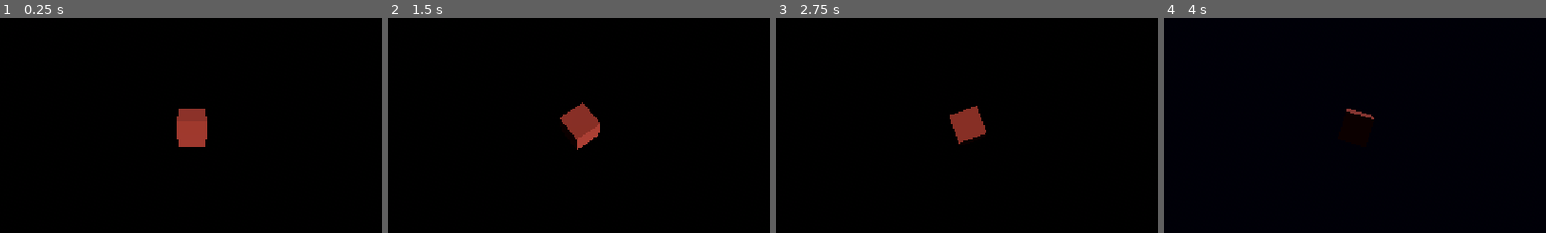
Above: before the commit, frames 1-4 (left to right).
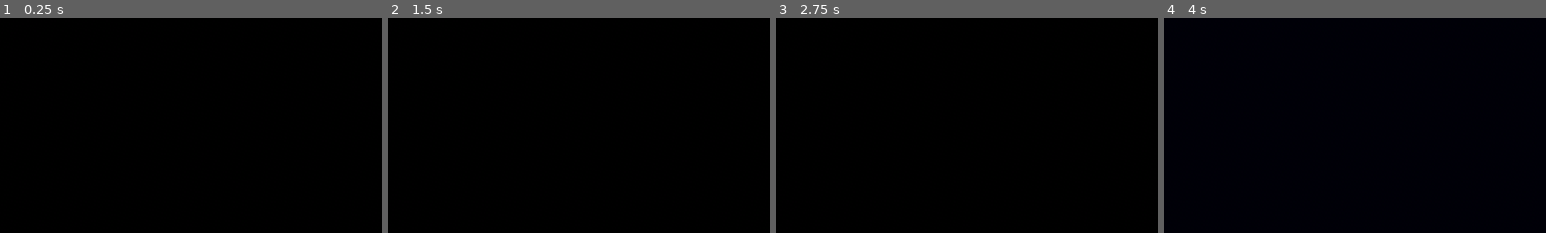
Above: after the commit, the same moments.

Repository: blugart-dev/moltbot-star-visualizer
Game: Godot game, scene res://scenes/main.tscn
The game is run twice, just before and just after one commit, with the same random seed, the same clock (stepped at 60 frames per second) and the same inputs.
Inputs (mouse positions are % of the whole screen's width and height, from its top left):
- Up to frame 1 (0.25 s): no input
- Up to frame 2 (1.5 s): tap Enter at 0.5 s; move the mouse to (72, 45) at 0.52 s; hold Shift 0.53-1.25 s; click (72, 45) at 0.67 s; tap Space at 1.25 s; drag from (30, 55) to (45, 70) at 1.27 s
- Up to frame 3 (2.75 s): tap Enter at 2 s; move the mouse to (60, 28) at 2.02 s; tap Ctrl at 2.1 s; click (60, 28) at 2.17 s
- Up to frame 4 (4 s): tap Space at 2.75 s; drag from (45, 70) to (20, 35) at 2.77 s; tap Enter at 3.5 s; move the mouse to (80, 65) at 3.52 s; tap Alt at 3.6 s; click (80, 65) at 3.67 s
The pictures show only the part of the screen within x 25-75%, y 25-75%; the shares and areas given below are measured in that part.

The runs differ from the first frame. In frame 1, 1.4% of the frame differs, in the area x 46-55%, y 42-60%; in frame 2, 1.2%; in frame 3, 1.1%; in frame 4, 0.1%.

Commit message:
feat: add LobsterManager core class with MultiMesh rendering
Implements issue #4 - the foundation for rendering thousands of lobster
instances efficiently via Godot's MultiMeshInstance3D.

Features:
- Pre-allocated buffer for up to 100k instances
- set_instance_count() controls visible instances
- set_instance_transform() and batch variant for positioning
- set_instance_custom_data() for per-instance shader data
- Local transform cache for headless compatibility
- Placeholder box mesh until real lobster model exists

Includes 9 unit tests covering instance management and transforms.

Co-Authored-By: Claude Opus 4.5 <noreply@anthropic.com>

Diff:
--- a/scenes/main.tscn
+++ b/scenes/main.tscn
@@ -1,6 +1,9 @@
-[gd_scene load_steps=7 format=3 uid="uid://bxq5j2m8k6lpv"]
+[gd_scene format=3 uid="uid://bxq5j2m8k6lpv"]
 
-[ext_resource type="Script" path="res://scripts/core/orbit_camera.gd" id="1_orbit"]
+[ext_resource type="Script" uid="uid://cweuunafwq03r" path="res://scripts/core/orbit_camera.gd" id="1_orbit"]
+[ext_resource type="Script" uid="uid://16k4vrlriw5k" path="res://scripts/core/lobster_manager.gd" id="2_lobster"]
+
+[sub_resource type="BoxMesh" id="BoxMesh_0wfyh"]
 
 [sub_resource type="ProceduralSkyMaterial" id="ProceduralSkyMaterial_dark"]
 sky_top_color = Color(0.02, 0.02, 0.05, 1)
@@ -18,41 +21,33 @@
 ambient_light_color = Color(0.15, 0.15, 0.2, 1)
 ambient_light_energy = 0.3
 
-[sub_resource type="StandardMaterial3D" id="StandardMaterial3D_placeholder"]
-albedo_color = Color(0.8, 0.3, 0.2, 1)
+[node name="Main" type="Node" unique_id=1663647622]
 
-[sub_resource type="BoxMesh" id="BoxMesh_placeholder"]
-material = SubResource("StandardMaterial3D_placeholder")
-size = Vector3(2, 2, 2)
+[node name="World" type="Node3D" parent="." unique_id=368133542]
 
-[node name="Main" type="Node"]
+[node name="LobsterManager" type="Node3D" parent="World" unique_id=2001115620]
+script = ExtResource("2_lobster")
+lobster_mesh = SubResource("BoxMesh_0wfyh")
 
-[node name="World" type="Node3D" parent="."]
-
-[node name="LobsterManager" type="Node3D" parent="World"]
-
-[node name="PlaceholderCube" type="MeshInstance3D" parent="World/LobsterManager"]
-mesh = SubResource("BoxMesh_placeholder")
-
-[node name="Environment" type="WorldEnvironment" parent="World"]
+[node name="Environment" type="WorldEnvironment" parent="World" unique_id=609216498]
 environment = SubResource("Environment_main")
 
-[node name="DirectionalLight" type="DirectionalLight3D" parent="World"]
+[node name="DirectionalLight" type="DirectionalLight3D" parent="World" unique_id=1257970655]
 transform = Transform3D(0.866, -0.25, 0.433, 0, 0.866, 0.5, -0.5, -0.433, 0.75, 0, 10, 0)
 light_color = Color(0.9, 0.9, 1, 1)
 light_energy = 0.8
 shadow_enabled = true
 
-[node name="Camera3D" type="Camera3D" parent="World"]
+[node name="Camera3D" type="Camera3D" parent="World" unique_id=2135459035]
 script = ExtResource("1_orbit")
 
-[node name="TimelineController" type="Node" parent="."]
+[node name="TimelineController" type="Node" parent="." unique_id=213731902]
 
-[node name="DataProvider" type="Node" parent="."]
+[node name="DataProvider" type="Node" parent="." unique_id=519236001]
 
-[node name="UI" type="CanvasLayer" parent="."]
+[node name="UI" type="CanvasLayer" parent="." unique_id=1978227726]
 
-[node name="TimelineBar" type="Control" parent="UI"]
+[node name="TimelineBar" type="Control" parent="UI" unique_id=1682656403]
 layout_mode = 3
 anchors_preset = 12
 anchor_top = 1.0
@@ -62,7 +57,7 @@
 grow_horizontal = 2
 grow_vertical = 0
 
-[node name="StatsDisplay" type="Control" parent="UI"]
+[node name="StatsDisplay" type="Control" parent="UI" unique_id=335600474]
 layout_mode = 3
 anchors_preset = 1
 anchor_left = 1.0
@@ -71,7 +66,7 @@
 offset_bottom = 100.0
 grow_horizontal = 0
 
-[node name="Controls" type="Control" parent="UI"]
+[node name="Controls" type="Control" parent="UI" unique_id=1903388850]
 layout_mode = 3
 anchors_preset = 2
 anchor_top = 1.0
--- /dev/null
+++ b/scripts/core/lobster_manager.gd
@@ -0,0 +1,127 @@
+class_name LobsterManager
+extends Node3D
+## Manages all lobster instances via MultiMesh for efficient batched rendering.
+##
+## Handles spawning, positioning, and per-instance shader data for thousands
+## of lobster instances. Uses MultiMeshInstance3D for GPU-instanced rendering.
+
+## Emitted when instance count changes.
+signal instance_count_changed(count: int)
+
+## The mesh to use for each lobster instance.
+@export var lobster_mesh: Mesh
+
+## Maximum number of instances to pre-allocate. Changing count within this
+## limit won't reallocate the buffer.
+@export var max_instances: int = 100000
+
+var _multi_mesh: MultiMesh
+var _multi_mesh_instance: MultiMeshInstance3D
+var _current_count: int = 0
+var _transforms: Array[Transform3D] = []
+
+
+func _ready() -> void:
+	_setup_multi_mesh()
+
+
+## Returns the current number of visible instances.
+func get_instance_count() -> int:
+	return _current_count
+
+
+## Sets the number of visible lobster instances.
+## Instances beyond this count are hidden (zero scale).
+func set_instance_count(count: int) -> void:
+	count = clampi(count, 0, max_instances)
+	if count == _current_count:
+		return
+
+	# If increasing, ensure new instances have valid transforms
+	if count > _current_count:
+		for i in range(_current_count, count):
+			# New instances start at origin with zero scale (invisible)
+			# Caller should set proper transforms after
+			_multi_mesh.set_instance_transform(i, Transform3D())
+
+	_current_count = count
+	_multi_mesh.visible_instance_count = count
+	instance_count_changed.emit(count)
+
+
+## Sets the transform for a specific instance.
+func set_instance_transform(index: int, xform: Transform3D) -> void:
+	if index < 0 or index >= _current_count:
+		push_warning("LobsterManager: Instance index %d out of range (count: %d)" % [index, _current_count])
+		return
+	_transforms[index] = xform
+	_multi_mesh.set_instance_transform(index, xform)
+
+
+## Sets custom data for a specific instance (used by shader).
+## Convention: x = animation phase, yzw = color tint RGB.
+func set_instance_custom_data(index: int, data: Color) -> void:
+	if index < 0 or index >= _current_count:
+		push_warning("LobsterManager: Instance index %d out of range (count: %d)" % [index, _current_count])
+		return
+	_multi_mesh.set_instance_custom_data(index, data)
+
+
+## Gets the transform for a specific instance.
+func get_instance_transform(index: int) -> Transform3D:
+	if index < 0 or index >= _current_count:
+		push_warning("LobsterManager: Instance index %d out of range (count: %d)" % [index, _current_count])
+		return Transform3D()
+	return _transforms[index]
+
+
+## Batch update: set transforms for a range of instances.
+## More efficient than calling set_instance_transform in a loop when
+## making many changes.
+func set_instance_transforms_batch(start_index: int, transforms: Array[Transform3D]) -> void:
+	var end_index := start_index + transforms.size()
+	if start_index < 0 or end_index > _current_count:
+		push_warning("LobsterManager: Batch range [%d, %d) out of bounds (count: %d)" % [start_index, end_index, _current_count])
+		return
+
+	for i in range(transforms.size()):
+		var index := start_index + i
+		_transforms[index] = transforms[i]
+		_multi_mesh.set_instance_transform(index, transforms[i])
+
+
+func _setup_multi_mesh() -> void:
+	_multi_mesh = MultiMesh.new()
+	_multi_mesh.transform_format = MultiMesh.TRANSFORM_3D
+	_multi_mesh.use_custom_data = true
+
+	if lobster_mesh:
+		_multi_mesh.mesh = lobster_mesh
+	else:
+		push_warning("LobsterManager: No lobster_mesh assigned, using placeholder")
+		_multi_mesh.mesh = _create_placeholder_mesh()
+
+	# Pre-allocate buffer for max instances, but show none initially
+	_multi_mesh.instance_count = max_instances
+	_multi_mesh.visible_instance_count = 0
+
+	# Pre-allocate transform cache
+	_transforms.resize(max_instances)
+	for i in range(max_instances):
+		_transforms[i] = Transform3D()
+
+	_multi_mesh_instance = MultiMeshInstance3D.new()
+	_multi_mesh_instance.multimesh = _multi_mesh
+	add_child(_multi_mesh_instance)
+
+
+func _create_placeholder_mesh() -> Mesh:
+	# Simple box as placeholder until real lobster mesh exists
+	var box := BoxMesh.new()
+	box.size = Vector3(0.5, 0.3, 1.0)  # Lobster-ish proportions
+
+	var material := StandardMaterial3D.new()
+	material.albedo_color = Color(0.8, 0.3, 0.2)  # Lobster red
+	box.material = material
+
+	return box
--- /dev/null
+++ b/tests/unit/test_lobster_manager.gd
@@ -0,0 +1,83 @@
+extends GutTest
+## Unit tests for LobsterManager.
+
+const LobsterManagerScript := preload("res://scripts/core/lobster_manager.gd")
+
+var _manager: Node3D
+
+
+func before_each() -> void:
+	_manager = LobsterManagerScript.new()
+	_manager.max_instances = 1000  # Smaller for tests
+	add_child_autofree(_manager)
+	# Wait a frame for _ready to complete
+	await get_tree().process_frame
+
+
+func test_initial_state() -> void:
+	assert_eq(_manager.get_instance_count(), 0, "Should start with zero instances")
+
+
+func test_set_instance_count() -> void:
+	_manager.set_instance_count(10)
+	assert_eq(_manager.get_instance_count(), 10, "Should have 10 instances after setting")
+
+
+func test_set_instance_count_clamped_to_max() -> void:
+	_manager.set_instance_count(5000)  # Exceeds max_instances of 1000
+	assert_eq(_manager.get_instance_count(), 1000, "Should clamp to max_instances")
+
+
+func test_set_instance_count_clamped_to_zero() -> void:
+	_manager.set_instance_count(-5)
+	assert_eq(_manager.get_instance_count(), 0, "Should clamp negative to zero")
+
+
+func test_set_instance_count_emits_signal() -> void:
+	watch_signals(_manager)
+	_manager.set_instance_count(5)
+	assert_signal_emitted_with_parameters(_manager, "instance_count_changed", [5])
+
+
+func test_set_instance_count_no_signal_when_unchanged() -> void:
+	_manager.set_instance_count(5)
+	watch_signals(_manager)
+	_manager.set_instance_count(5)  # Same count
+	assert_signal_not_emitted(_manager, "instance_count_changed")
+
+
+func test_set_instance_transform() -> void:
+	_manager.set_instance_count(5)
+	var xform := Transform3D(Basis(), Vector3(1, 2, 3))
+	_manager.set_instance_transform(2, xform)
+
+	# MultiMesh may need a frame to update
+	await get_tree().process_frame
+
+	var result: Transform3D = _manager.get_instance_transform(2)
+	assert_eq(result.origin, Vector3(1, 2, 3), "Transform should be set correctly")
+
+
+func test_set_instance_transform_out_of_range() -> void:
+	_manager.set_instance_count(5)
+	# Should warn but not crash
+	_manager.set_instance_transform(10, Transform3D())
+	pass_test("Should handle out of range gracefully")
+
+
+func test_batch_transforms() -> void:
+	_manager.set_instance_count(10)
+
+	var transforms: Array[Transform3D] = []
+	for i in range(5):
+		transforms.append(Transform3D(Basis(), Vector3(i, 0, 0)))
+
+	_manager.set_instance_transforms_batch(3, transforms)
+
+	# MultiMesh may need a frame to update
+	await get_tree().process_frame
+
+	# Verify transforms were set
+	for i in range(5):
+		var result: Transform3D = _manager.get_instance_transform(3 + i)
+		assert_eq(result.origin.x, float(i), "Batch transform %d should be set" % i)
Not shown, added: scripts/core/lobster_manager.gd.uid
Not shown, added: tests/unit/test_lobster_manager.gd.uid
